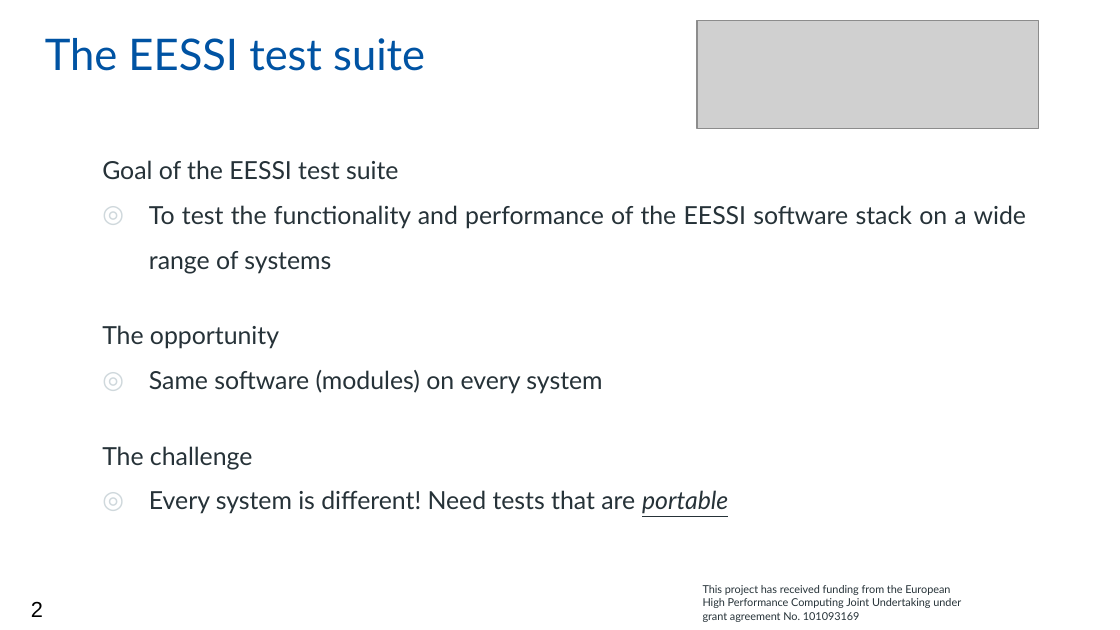
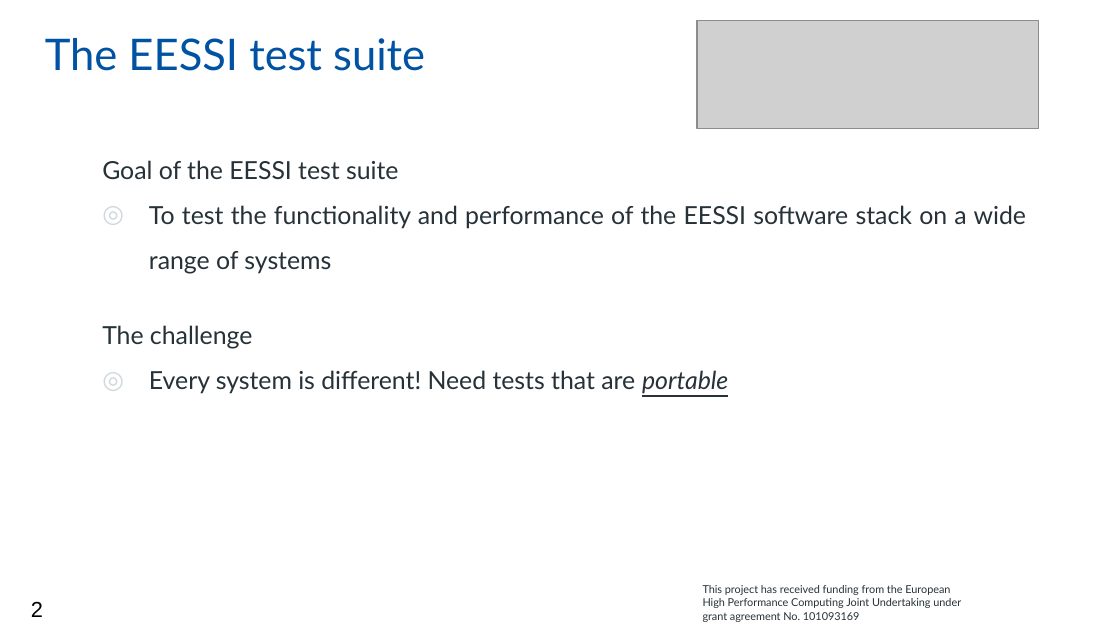
Before and after one commit to casparvl/EUM25, a slide deck: slide 2 of 2025-03 - EESSI test suite at EUM25.pptx. Drawn at 1120x630 pixels with LibreOffice and Linux fonts; fonts in the diff are those of the drawing; grey boxes stand for pictures; background and template pictures are left out. Boxes give left, top, right and bottom in pixels: in the first picture for what was removed or moved away, otherwise in the second. Text is boxed around its words. In the diff, an @@ line names an element or a change of style, - is before the commit and + after.

```diff
--- a/2025-03 - EESSI test suite at EUM25.pptx
+++ b/2025-03 - EESSI test suite at EUM25.pptx
@@ text at (102,325,602,394): paragraphs removed @@
-The opportunity
-◎ Same software (modules) on every system
```
Also in this commit, not shown: 6 other slides changed, 1 other file.
